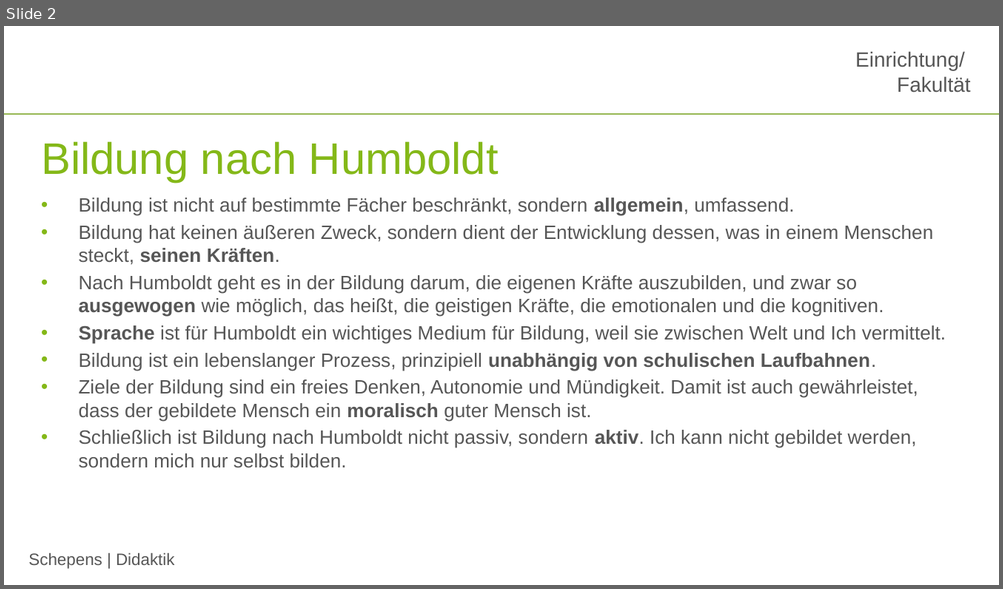
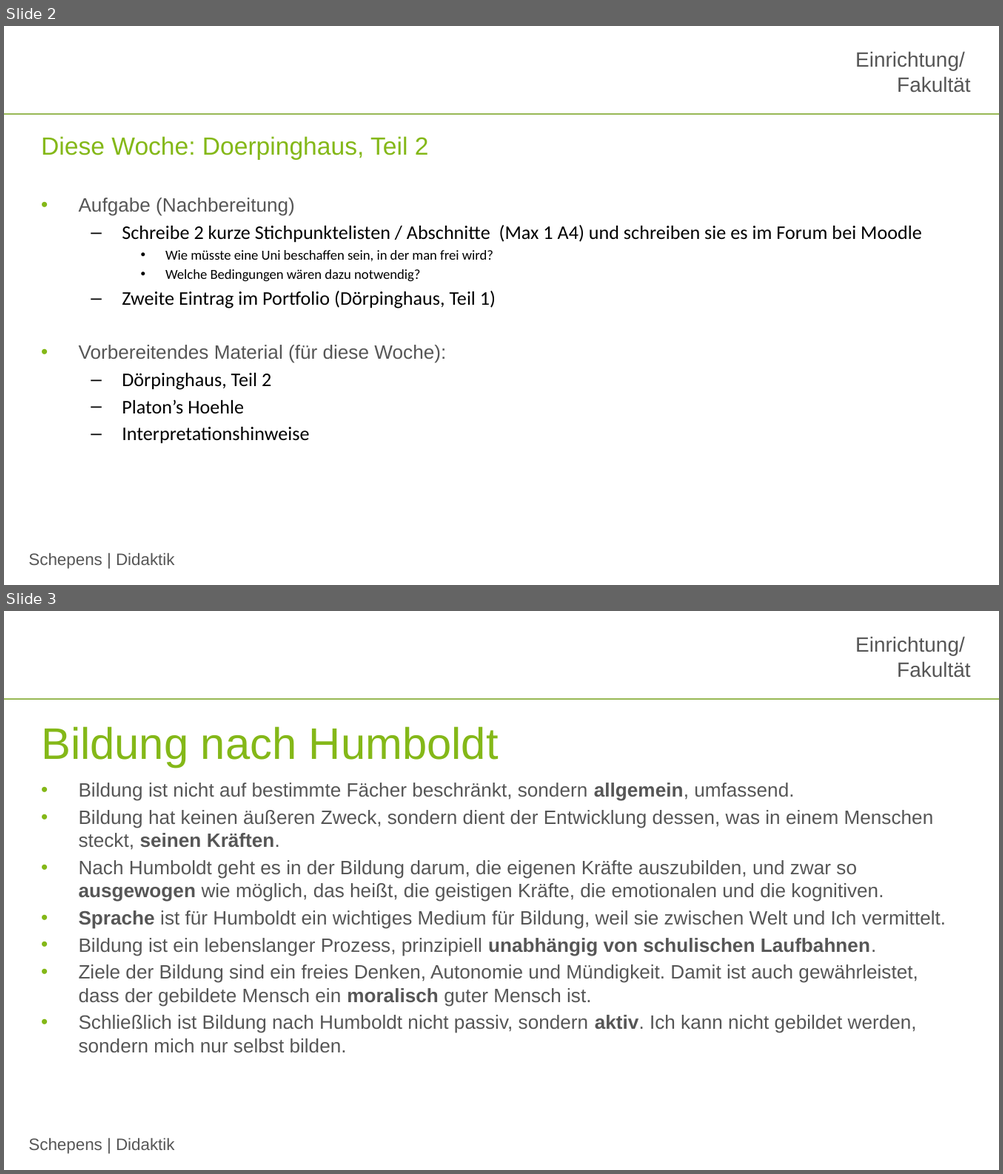
Before and after one commit to jobschepens/didakt22, a slide deck: folien/week4.pptx. Shown one above the other, each under a label of ours: slide 2 before the commit, slides 2 and 3 after it. The pictures are 1003x589 and 1003x1174 pixels, drawn with LibreOffice and Linux fonts; fonts in the diff are those of the drawing; background and template pictures are left out. Boxes give left, top, right and bottom in pixels: in the first picture for what was removed or moved away, otherwise in the second. Text is boxed around its words. In the diff, an @@ line names an element or a change of style, - is before the commit and + after.

```diff
--- a/folien/week4.pptx
+++ b/folien/week4.pptx
@@ slide 2 added at (4,26,999,585), background #FFFFFF; not listed: 3 template elements that a slide beside it also shows @@
@@ title added at (41,136,429,159), 18 pt, text #84B818 @@
+Diese Woche: Doerpinghaus, Teil 2
@@ text added at (79,198,922,444), 14 pt, text #000000 @@
+• Aufgabe (Nachbereitung)
+  – Schreibe 2 kurze Stichpunktelisten / Abschnitte (Max 1 A4) und schreiben sie es im Forum bei Moodle
+    • Wie müsste eine Uni beschaffen sein, in der man frei wird?
+    • Welche Bedingungen wären dazu notwendig?
+  – Zweite Eintrag im Portfolio (Dörpinghaus, Teil 1)
+• Vorbereitendes Material (für diese Woche):
+  – Dörpinghaus, Teil 2
+  – Platon’s Hoehle
+  – Interpretationshinweise
@@ what was slide 2 is now slide 3 @@
```
Also in this commit, not shown: 3 slides changed, 1 other slide added.
